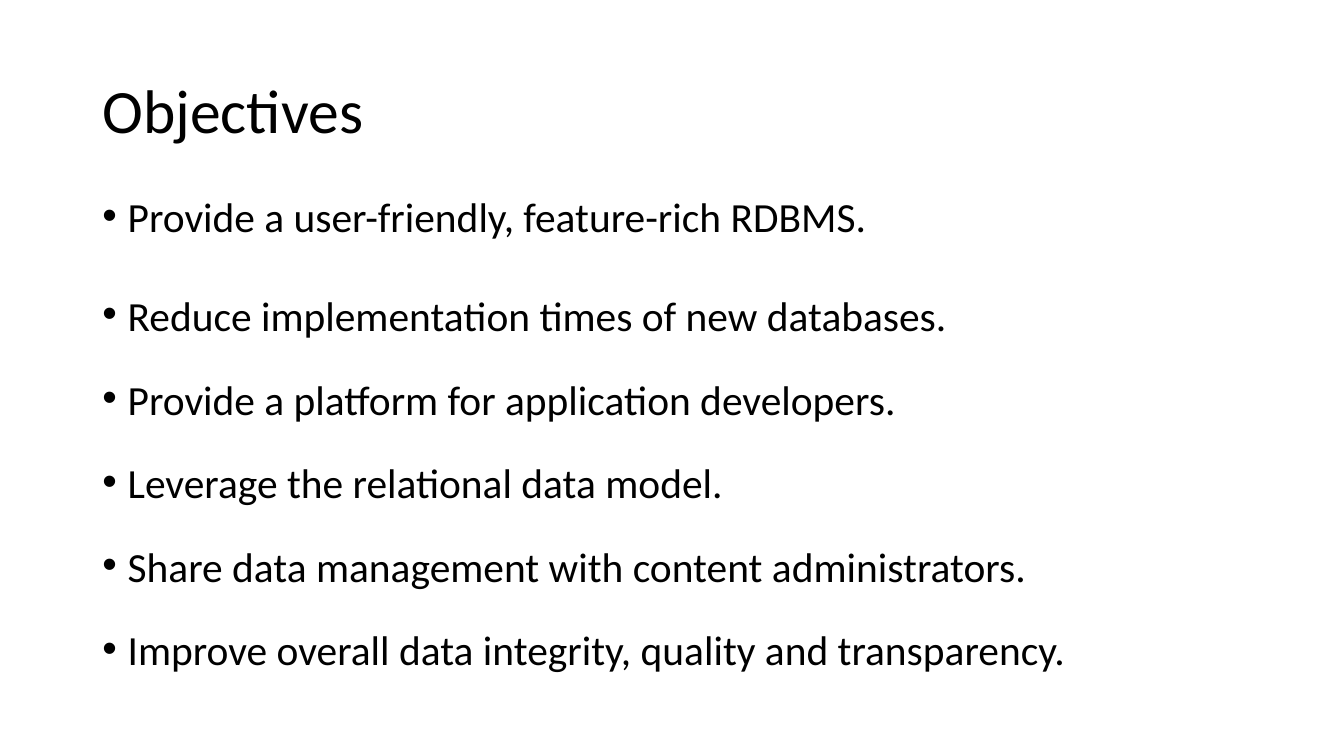
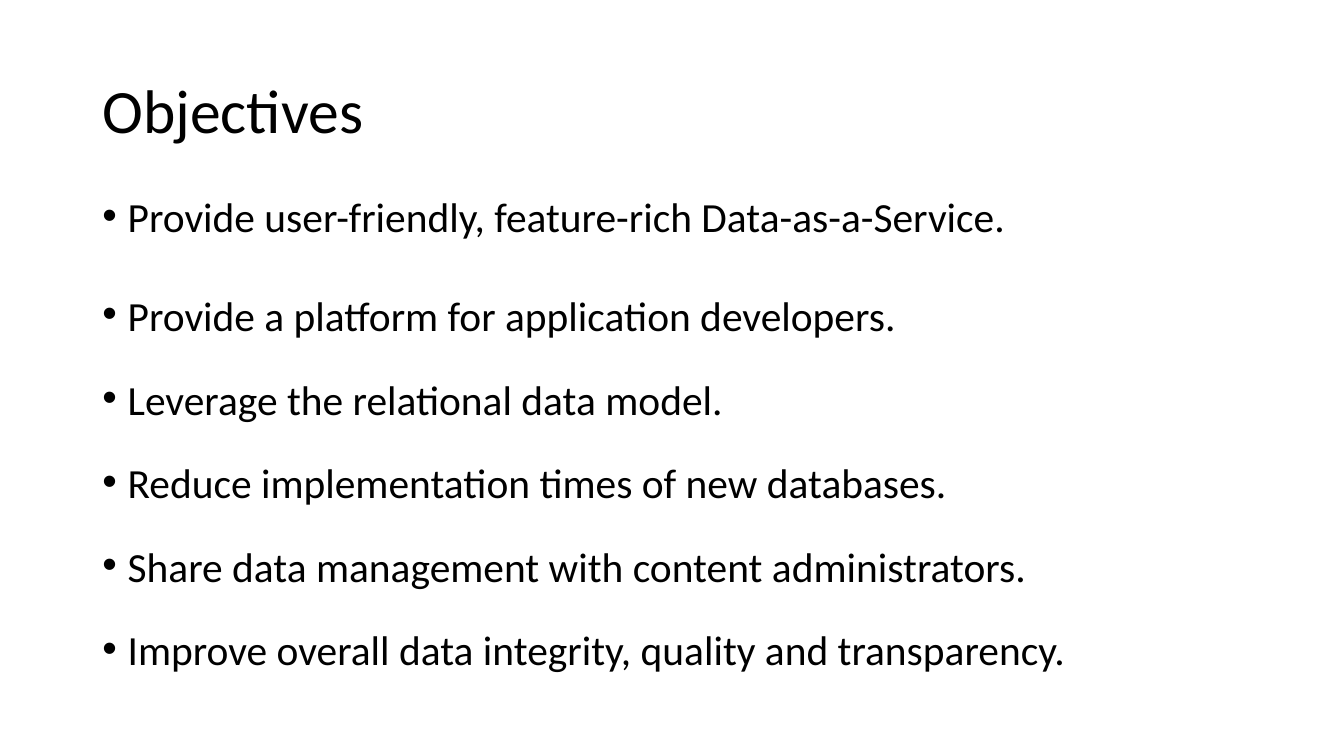
Before and after one commit to dkottow/ngen-echen, a slide deck: slide 2 of src/docs/Donkeylift.pptx. Drawn at 1344x756 pixels with LibreOffice and Linux fonts; fonts in the diff are those of the drawing. Boxes give left, top, right and bottom in pixels: in the first picture for what was removed or moved away, otherwise in the second. Text is boxed around its words. In the diff, an @@ line names an element or a change of style, - is before the commit and + after.

Commit message:
minor wording changes to ppt

```diff
--- a/src/docs/Donkeylift.pptx
+++ b/src/docs/Donkeylift.pptx
@@ text at (x1=128, y1=203, x2=1004, y2=239): text changed @@
-• Provide a user-friendly, feature-rich RDBMS.
-• Reduce implementation times of new databases.
+• Provide user-friendly, feature-rich Data-as-a-Service.
@@ text at (x1=128, y1=469, x2=947, y2=505): paragraph added @@
+• Reduce implementation times of new databases.
```
Also in this commit, not shown: 1 other slide changed, 1 other file.
